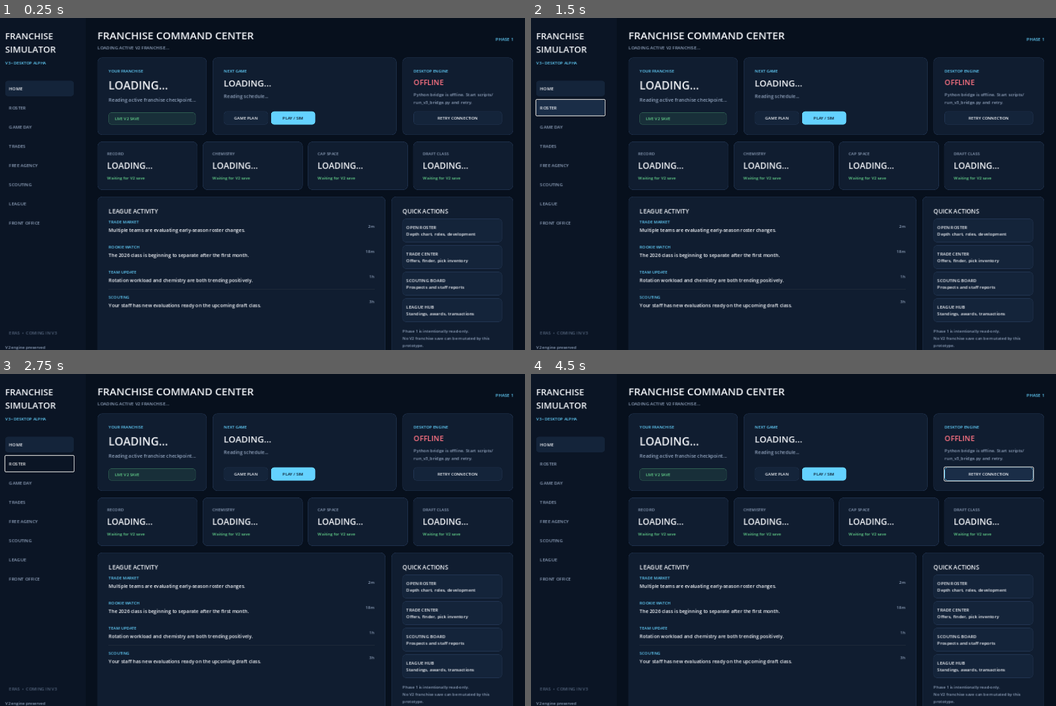
Above: before the commit, frames 1-4 (two rows, left to right).
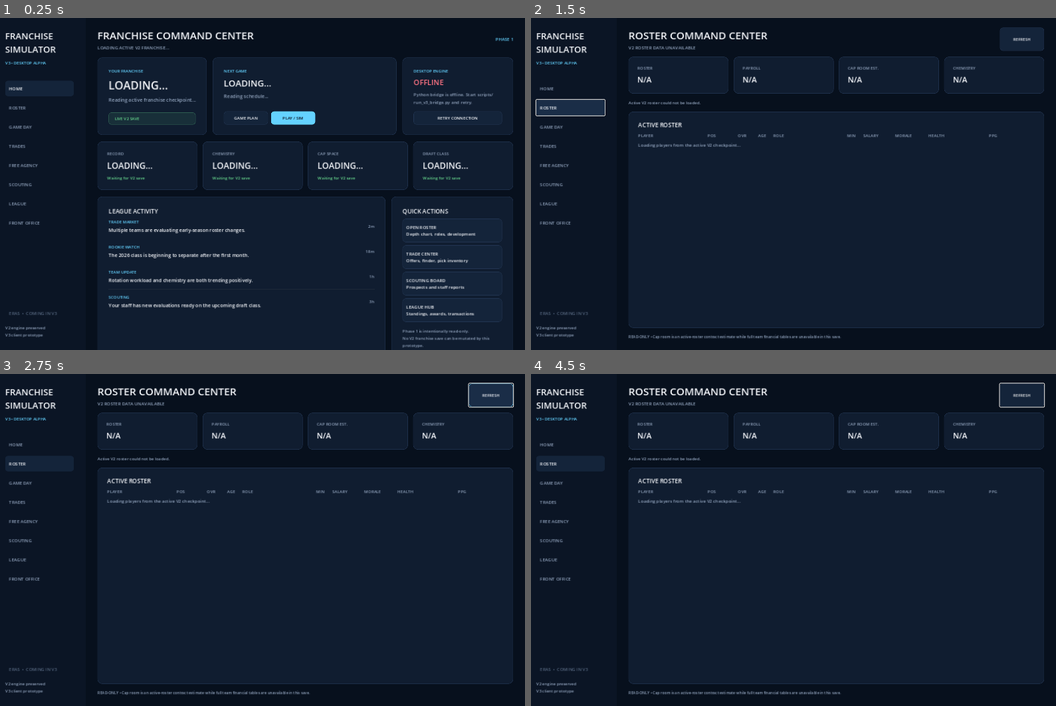
Above: after the commit, the same moments.

Repository: mklim6/NBA_Roster_Optimization_Engine
Game: Godot game, scene res://scenes/main.tscn
Same seed, same stepped clock (60 frames per second), same inputs: the game is played once before the commit and once after it.
Inputs (mouse positions are in pixels of both pictures, inside the frame that each line leads up to):
- Up to frame 1 (0.25 s): no input
- Up to frame 2 (1.5 s): click "HOME" at 0.5 s; click "ROSTER" at 1.25 s
- Up to frame 3 (2.75 s): click (493, 393) at 2 s, where only the run after the commit has a clickable "REFRESH"
- Up to frame 4 (4.5 s): click (825, 473) at 2.75 s, where only the run before the commit has a clickable "PLAY / SIM"; click (825, 473) at 3.5 s, where only the run before the commit has a clickable "PLAY / SIM"; click (987, 473) at 4.25 s, where only the run before the commit has a clickable "RETRY CONNECTION"

The runs differ from the first frame. In frame 1, 0.2% of the frame differs, in the area x 1-11%, y 88-100%; in frame 2, 7.7%; in frame 3, 7.9%; in frame 4, 8.0%, in the area x 1-98%, y 2-100%.

Commit message:
Add live V3 roster management screen

Diff:
--- a/godot_client/scripts/main.gd
+++ b/godot_client/scripts/main.gd
@@ -2,6 +2,7 @@
 
 const BRIDGE_URL := "http://127.0.0.1:8765/health"
 const SUMMARY_URL := "http://127.0.0.1:8765/v3/franchise-summary"
+const ROSTER_URL := "http://127.0.0.1:8765/v3/roster"
 
 const BG := Color("07101d")
 const SIDEBAR := Color("0b1525")
@@ -20,6 +21,21 @@
 var retry_button: Button
 var http_request: HTTPRequest
 var summary_request: HTTPRequest
+var roster_request: HTTPRequest
+
+var home_page: Control
+var roster_page: Control
+var current_page := "HOME"
+var nav_buttons := {}
+var roster_payload := {}
+
+var roster_subtitle: Label
+var roster_status: Label
+var roster_count_value: Label
+var roster_payroll_value: Label
+var roster_cap_value: Label
+var roster_chemistry_value: Label
+var roster_rows: VBoxContainer
 
 var header_subtitle: Label
 var team_name_label: Label
@@ -58,8 +74,21 @@
 	shell.set_anchors_and_offsets_preset(Control.PRESET_FULL_RECT)
 
 	shell.add_child(_build_sidebar())
-	shell.add_child(_build_main_area())
-
+
+	var content_stack := Control.new()
+	content_stack.size_flags_horizontal = Control.SIZE_EXPAND_FILL
+	content_stack.size_flags_vertical = Control.SIZE_EXPAND_FILL
+	shell.add_child(content_stack)
+
+	home_page = _build_main_area()
+	content_stack.add_child(home_page)
+	home_page.set_anchors_and_offsets_preset(Control.PRESET_FULL_RECT)
+
+	roster_page = _build_roster_area()
+	content_stack.add_child(roster_page)
+	roster_page.set_anchors_and_offsets_preset(Control.PRESET_FULL_RECT)
+
+	_show_page("HOME")
 
 func _build_sidebar() -> Control:
 	var sidebar_panel := PanelContainer.new()
@@ -305,6 +334,236 @@
 
 	return card
 
+func _build_roster_area() -> Control:
+	var outer := MarginContainer.new()
+	outer.size_flags_horizontal = Control.SIZE_EXPAND_FILL
+	outer.size_flags_vertical = Control.SIZE_EXPAND_FILL
+	_set_margins(outer, 32, 26, 32, 28)
+
+	var column := VBoxContainer.new()
+	column.add_theme_constant_override("separation", 16)
+	outer.add_child(column)
+
+	var header := HBoxContainer.new()
+	header.add_theme_constant_override("separation", 12)
+
+	var titles := VBoxContainer.new()
+	titles.size_flags_horizontal = Control.SIZE_EXPAND_FILL
+	titles.add_theme_constant_override("separation", 3)
+
+	var title := Label.new()
+	title.text = "ROSTER COMMAND CENTER"
+	title.add_theme_color_override("font_color", TEXT)
+	title.add_theme_font_size_override("font_size", 28)
+	titles.add_child(title)
+
+	roster_subtitle = Label.new()
+	roster_subtitle.text = "LOADING ACTIVE V2 ROSTER..."
+	roster_subtitle.add_theme_color_override("font_color", MUTED)
+	roster_subtitle.add_theme_font_size_override("font_size", 12)
+	titles.add_child(roster_subtitle)
+	header.add_child(titles)
+
+	var refresh := _action_button("REFRESH")
+	refresh.pressed.connect(_request_roster)
+	header.add_child(refresh)
+	column.add_child(header)
+
+	var metrics := GridContainer.new()
+	metrics.columns = 4
+	metrics.add_theme_constant_override("h_separation", 14)
+	metrics.add_theme_constant_override("v_separation", 14)
+	metrics.add_child(_roster_summary_card("ROSTER", "LOADING..."))
+	metrics.add_child(_roster_summary_card("PAYROLL", "LOADING..."))
+	metrics.add_child(_roster_summary_card("CAP ROOM EST.", "LOADING..."))
+	metrics.add_child(_roster_summary_card("CHEMISTRY", "LOADING..."))
+	column.add_child(metrics)
+
+	roster_status = Label.new()
+	roster_status.text = "Waiting for the read-only roster endpoint."
+	roster_status.add_theme_color_override("font_color", MUTED)
+	roster_status.add_theme_font_size_override("font_size", 11)
+	column.add_child(roster_status)
+
+	var roster_card := _card(Vector2(0, 0))
+	roster_card.size_flags_horizontal = Control.SIZE_EXPAND_FILL
+	roster_card.size_flags_vertical = Control.SIZE_EXPAND_FILL
+	var body := _card_body(roster_card, 16)
+
+	body.add_child(_section_title("ACTIVE ROSTER"))
+	body.add_child(_roster_table_header())
+
+	var scroll := ScrollContainer.new()
+	scroll.size_flags_horizontal = Control.SIZE_EXPAND_FILL
+	scroll.size_flags_vertical = Control.SIZE_EXPAND_FILL
+	body.add_child(scroll)
+
+	roster_rows = VBoxContainer.new()
+	roster_rows.size_flags_horizontal = Control.SIZE_EXPAND_FILL
+	roster_rows.add_theme_constant_override("separation", 5)
+	scroll.add_child(roster_rows)
+
+	var loading := Label.new()
+	loading.text = "Loading players from the active V2 checkpoint..."
+	loading.add_theme_color_override("font_color", MUTED)
+	loading.add_theme_font_size_override("font_size", 12)
+	roster_rows.add_child(loading)
+
+	column.add_child(roster_card)
+
+	var note := Label.new()
+	note.text = "READ-ONLY • Cap room is an active-roster contract estimate while full team financial tables are unavailable in this save."
+	note.add_theme_color_override("font_color", MUTED)
+	note.add_theme_font_size_override("font_size", 10)
+	column.add_child(note)
+
+	return outer
+
+
+func _roster_summary_card(label_text: String, value_text: String) -> Control:
+	var card := _card(Vector2(0, 88))
+	card.size_flags_horizontal = Control.SIZE_EXPAND_FILL
+	var body := _card_body(card, 14)
+
+	body.add_child(_small_label(label_text, MUTED))
+
+	var value := Label.new()
+	value.text = value_text
+	value.add_theme_color_override("font_color", TEXT)
+	value.add_theme_font_size_override("font_size", 21)
+	body.add_child(value)
+
+	match label_text:
+		"ROSTER":
+			roster_count_value = value
+		"PAYROLL":
+			roster_payroll_value = value
+		"CAP ROOM EST.":
+			roster_cap_value = value
+		"CHEMISTRY":
+			roster_chemistry_value = value
+
+	return card
+
+
+func _roster_table_header() -> Control:
+	var row := HBoxContainer.new()
+	row.add_theme_constant_override("separation", 8)
+	row.add_child(_roster_cell("PLAYER", 180, MUTED))
+	row.add_child(_roster_cell("POS", 62, MUTED))
+	row.add_child(_roster_cell("OVR", 48, MUTED, HORIZONTAL_ALIGNMENT_CENTER))
+	row.add_child(_roster_cell("AGE", 44, MUTED, HORIZONTAL_ALIGNMENT_CENTER))
+	row.add_child(_roster_cell("ROLE", 180, MUTED))
+	row.add_child(_roster_cell("MIN", 48, MUTED, HORIZONTAL_ALIGNMENT_CENTER))
+	row.add_child(_roster_cell("SALARY", 78, MUTED))
+	row.add_child(_roster_cell("MORALE", 82, MUTED))
+	row.add_child(_roster_cell("HEALTH", 128, MUTED))
+	row.add_child(_roster_cell("PPG", 50, MUTED, HORIZONTAL_ALIGNMENT_RIGHT))
+	return row
+
+
+func _roster_row(player: Dictionary) -> Control:
+	var panel := PanelContainer.new()
+	panel.size_flags_horizontal = Control.SIZE_EXPAND_FILL
+	panel.add_theme_stylebox_override("panel", _box(PANEL_ALT, 7, BORDER))
+
+	var margin := MarginContainer.new()
+	_set_margins(margin, 10, 7, 10, 7)
+	panel.add_child(margin)
+
+	var row := HBoxContainer.new()
+	row.add_theme_constant_override("separation", 8)
+	margin.add_child(row)
+
+	var player_name := str(player.get("name", "Unknown"))
+	var starter := bool(player.get("is_starter", false))
+	var name_color := ACCENT if starter else TEXT
+	if starter:
+		player_name = "[S] " + player_name
+
+	var morale = player.get("morale", {})
+	var morale_text := str(morale.get("status", ""))
+	var morale_color := MUTED
+	if morale_text in ["Happy", "Thriving", "Content"]:
+		morale_color = GOOD
+	elif morale_text in ["Frustrated", "Angry", "Demanding Trade"]:
+		morale_color = BAD
+
+	var health = player.get("health", {})
+	var health_text := str(health.get("display", "Unknown"))
+	var health_status := str(health.get("status", "unknown"))
+	var health_color := GOOD if health_status == "healthy" else BAD
+
+	var contract = player.get("contract", {})
+	var stats = player.get("season_stats", {})
+
+	row.add_child(_roster_cell(player_name, 180, name_color))
+	row.add_child(_roster_cell(str(player.get("position", "")), 62, TEXT))
+	row.add_child(_roster_cell(_number_text(player.get("overall", null), 1), 48, TEXT, HORIZONTAL_ALIGNMENT_CENTER))
+	row.add_child(_roster_cell(_number_text(player.get("age", null), 1), 44, MUTED, HORIZONTAL_ALIGNMENT_CENTER))
+	row.add_child(_roster_cell(str(player.get("role", "")), 180, TEXT))
+	row.add_child(_roster_cell(_number_text(player.get("target_minutes", 0.0), 0), 48, TEXT, HORIZONTAL_ALIGNMENT_CENTER))
+	row.add_child(_roster_cell(str(contract.get("salary_display", "N/A")), 78, TEXT))
+	row.add_child(_roster_cell(morale_text, 82, morale_color))
+	row.add_child(_roster_cell(health_text, 128, health_color))
+	row.add_child(_roster_cell(_number_text(stats.get("ppg", 0.0), 1), 50, TEXT, HORIZONTAL_ALIGNMENT_RIGHT))
+
+	return panel
+
+
+func _roster_cell(
+	text_value: String,
+	width: int,
+	color: Color,
+	alignment: int = HORIZONTAL_ALIGNMENT_LEFT
+) -> Label:
+	var label := Label.new()
+	label.custom_minimum_size = Vector2(width, 0)
+	label.text = text_value
+	label.horizontal_alignment = alignment
+	label.add_theme_color_override("font_color", color)
+	label.add_theme_font_size_override("font_size", 11)
+	return label
+
+
+func _number_text(value, decimals: int = 1) -> String:
+	if value == null:
+		return "N/A"
+
+	var number := float(value)
+	if decimals <= 0:
+		return str(int(round(number)))
+
+	return "%.1f" % number
+
+
+func _show_page(page_name: String) -> void:
+	current_page = page_name
+
+	if home_page != null:
+		home_page.visible = page_name == "HOME"
+
+	if roster_page != null:
+		roster_page.visible = page_name == "ROSTER"
+
+	for key in nav_buttons.keys():
+		var button: Button = nav_buttons[key]
+		_apply_nav_button_style(button, str(key) == page_name)
+
+	if page_name == "ROSTER":
+		_request_roster()
+	elif page_name == "HOME":
+		_request_franchise_summary()
+
+
+func _apply_nav_button_style(button: Button, active: bool) -> void:
+	button.add_theme_color_override("font_color", TEXT if active else MUTED)
+	button.add_theme_stylebox_override(
+		"normal",
+		_box(PANEL_ALT if active else SIDEBAR, 8)
+	)
+
+
 func _build_activity_panel() -> Control:
 	var card := _card(Vector2(0, 0))
 	card.size_flags_horizontal = Control.SIZE_EXPAND_FILL
@@ -375,7 +634,8 @@
 func _wide_action(title_text: String, subtitle_text: String) -> Control:
 	var button := Button.new()
 	button.custom_minimum_size = Vector2(0, 64)
-	button.text = "%s\n%s" % [title_text, subtitle_text]
+	button.text = "%s
+%s" % [title_text, subtitle_text]
 	button.alignment = HORIZONTAL_ALIGNMENT_LEFT
 	button.add_theme_font_size_override("font_size", 12)
 	button.add_theme_color_override("font_color", TEXT)
@@ -383,8 +643,11 @@
 	button.add_theme_stylebox_override("normal", _box(PANEL_ALT, 9, BORDER))
 	button.add_theme_stylebox_override("hover", _box(PANEL_HOVER, 9, ACCENT))
 	button.add_theme_stylebox_override("pressed", _box(PANEL_HOVER, 9, ACCENT))
+
+	if title_text == "OPEN ROSTER":
+		button.pressed.connect(_show_page.bind("ROSTER"))
+
 	return button
-
 
 func _nav_button(text_value: String, active: bool = false) -> Button:
 	var button := Button.new()
@@ -392,15 +655,18 @@
 	button.text = text_value
 	button.alignment = HORIZONTAL_ALIGNMENT_LEFT
 	button.add_theme_font_size_override("font_size", 12)
-	button.add_theme_color_override("font_color", TEXT if active else MUTED)
 	button.add_theme_color_override("font_hover_color", TEXT)
 	button.add_theme_color_override("font_disabled_color", Color("53647c"))
-	button.add_theme_stylebox_override("normal", _box(PANEL_ALT if active else SIDEBAR, 8))
 	button.add_theme_stylebox_override("hover", _box(PANEL_HOVER, 8))
 	button.add_theme_stylebox_override("pressed", _box(PANEL_ALT, 8))
 	button.add_theme_stylebox_override("disabled", _box(SIDEBAR, 8))
+	_apply_nav_button_style(button, active)
+
+	if text_value == "HOME" or text_value == "ROSTER":
+		nav_buttons[text_value] = button
+		button.pressed.connect(_show_page.bind(text_value))
+
 	return button
-
 
 func _action_button(text_value: String, primary: bool = false) -> Button:
 	var button := Button.new()
@@ -505,6 +771,11 @@
 	summary_request.request_completed.connect(_on_summary_completed)
 	add_child(summary_request)
 
+	roster_request = HTTPRequest.new()
+	roster_request.timeout = 4.0
+	roster_request.request_completed.connect(_on_roster_completed)
+	add_child(roster_request)
+
 func _check_bridge() -> void:
 	if http_request == null:
 		return
@@ -542,6 +813,99 @@
 	)
 
 	_request_franchise_summary()
+	_request_roster()
+
+
+func _request_roster() -> void:
+	if roster_request == null:
+		return
+
+	if roster_request.get_http_client_status() != HTTPClient.STATUS_DISCONNECTED:
+		roster_request.cancel_request()
+
+	if roster_status != null:
+		roster_status.text = "Refreshing live V2 roster..."
+
+	var error := roster_request.request(ROSTER_URL)
+	if error != OK:
+		_set_roster_error("Could not request the active roster.")
+
+
+func _on_roster_completed(
+	result: int,
+	response_code: int,
+	_headers: PackedStringArray,
+	body: PackedByteArray
+) -> void:
+	if result != HTTPRequest.RESULT_SUCCESS or response_code != 200:
+		_set_roster_error("Active V2 roster could not be loaded.")
+		return
+
+	var payload = JSON.parse_string(body.get_string_from_utf8())
+
+	if typeof(payload) != TYPE_DICTIONARY:
+		_set_roster_error("Roster endpoint returned invalid data.")
+		return
+
+	if payload.has("error"):
+		_set_roster_error(str(payload.get("error")))
+		return
+
+	_apply_roster_payload(payload)
+
+
+func _apply_roster_payload(payload: Dictionary) -> void:
+	roster_payload = payload
+
+	var team = payload.get("team", {})
+	var season = payload.get("season", {})
+	var financial = payload.get("financial", {})
+	var chemistry = payload.get("chemistry", {})
+	var players = payload.get("players", [])
+
+	roster_subtitle.text = "%s • %s • LEAGUE DAY %s • LIVE V2 SAVE" % [
+		str(team.get("name", "Active Franchise")).to_upper(),
+		str(season.get("label", "")),
+		str(season.get("day_index", "?"))
+	]
+
+	roster_count_value.text = "%s rostered" % str(team.get("roster_size", "?"))
+	roster_payroll_value.text = str(financial.get("payroll_display", "N/A"))
+	roster_cap_value.text = str(financial.get("cap_room_estimate_display", "N/A"))
+	roster_chemistry_value.text = _number_text(chemistry.get("score", null), 1)
+
+	roster_status.text = "%s active • %s inactive • %s starters • %s rotation • %s injured" % [
+		str(team.get("active_players", "?")),
+		str(team.get("inactive_players", "?")),
+		str(team.get("starters", "?")),
+		str(team.get("rotation_players", "?")),
+		str(team.get("injured_players", "?"))
+	]
+
+	for child in roster_rows.get_children():
+		roster_rows.remove_child(child)
+		child.queue_free()
+
+	for player in players:
+		if typeof(player) == TYPE_DICTIONARY:
+			roster_rows.add_child(_roster_row(player))
+
+
+func _set_roster_error(message: String) -> void:
+	if roster_subtitle != null:
+		roster_subtitle.text = "V2 ROSTER DATA UNAVAILABLE"
+
+	if roster_status != null:
+		roster_status.text = message
+
+	if roster_count_value != null:
+		roster_count_value.text = "N/A"
+	if roster_payroll_value != null:
+		roster_payroll_value.text = "N/A"
+	if roster_cap_value != null:
+		roster_cap_value.text = "N/A"
+	if roster_chemistry_value != null:
+		roster_chemistry_value.text = "N/A"
 
 
 func _request_franchise_summary() -> void:
@@ -639,7 +1003,10 @@
 		cap_detail.text = "Live cap field pending"
 	else:
 		cap_value.text = str(cap_display)
-		cap_detail.text = "Available"
+		if bool(financial.get("is_estimate", false)):
+			cap_detail.text = "Roster-contract estimate"
+		else:
+			cap_detail.text = "Available"
 
 	var draft_year = draft.get("draft_year", null)
 	if draft_year == null:
Not shown, changed: desktop_bridge/server.py
